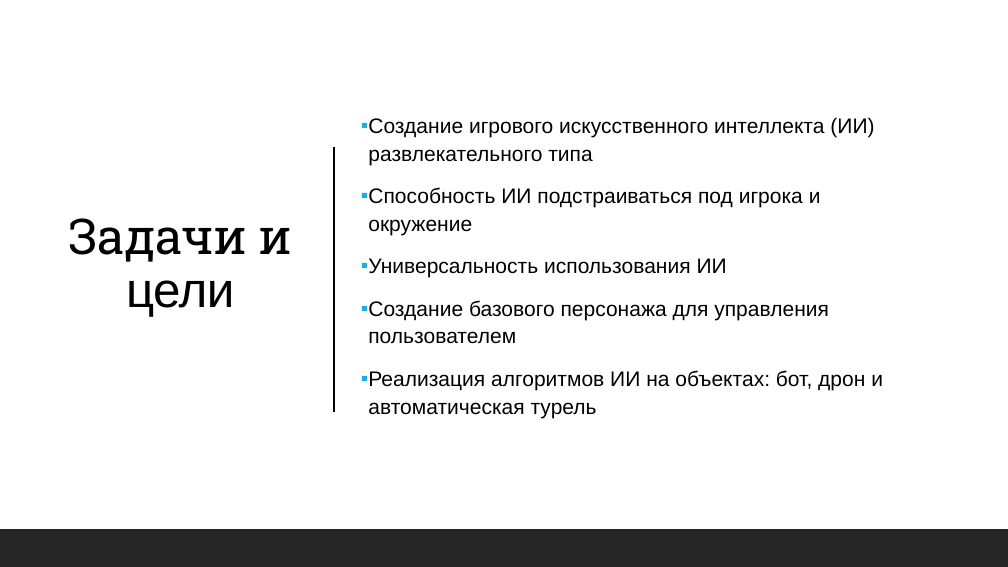
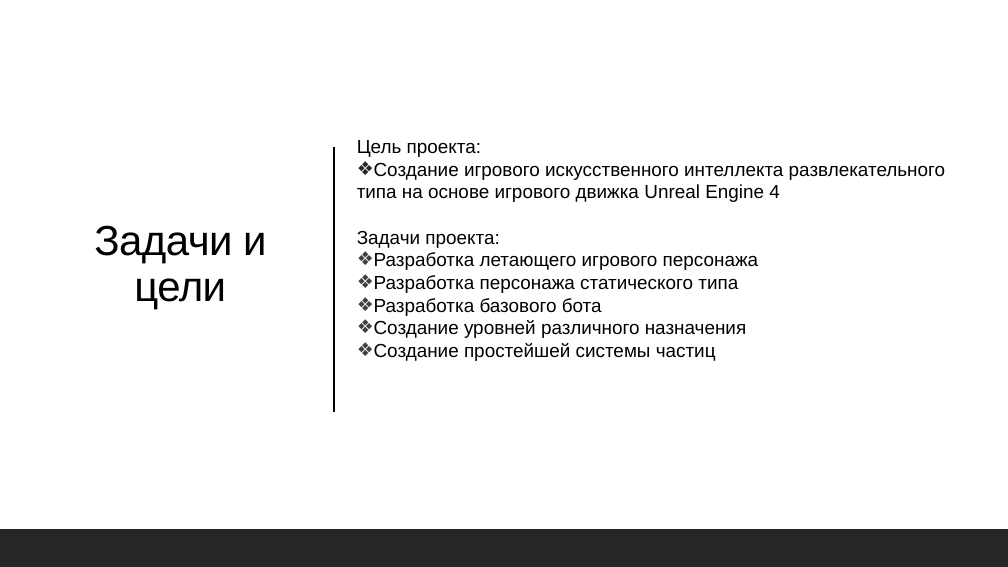
Before and after one commit to Kojom/DiplomaReport, a slide deck: slide 2 of My_own/Презентация.pptx. Drawn at 1008x567 pixels with LibreOffice and Linux fonts; fonts in the diff are those of the drawing. Boxes give left, top, right and bottom in pixels: in the first picture for what was removed or moved away, otherwise in the second. Text is boxed around its words. In the diff, an @@ line names an element or a change of style, - is before the commit and + after.

```diff
--- a/My_own/Презентация.pptx
+++ b/My_own/Презентация.pptx
@@ title "Задачи и цели" at (94,225,266,309): size 47 to 40 pt; font Roboto Slab to Arial in "Задачи и" @@
@@ text removed at (361,117,883,418) @@
-▪ Создание игрового искусственного интеллекта (ИИ) развлекательного типа
-▪ Способность ИИ подстраиваться под игрока и окружение
-▪ Универсальность использования ИИ
-▪ Создание базового персонажа для управления пользователем
-▪ Реализация алгоритмов ИИ на объектах: бот, дрон и автоматическая турель
@@ text added at (357,140,945,361), 18 pt, text #000000 @@
+Цель проекта:
+❖ Создание игрового искусственного интеллекта развлекательного типа на основе игрового движка Unreal Engine 4
+Задачи проекта:
+❖ Разработка летающего игрового персонажа
+❖ Разработка персонажа статического типа
+❖ Разработка базового бота
+❖ Создание уровней различного назначения
+❖ Создание простейшей системы частиц
```
Also in this commit, not shown: 2 slides added, 2 slides removed, 8 other files.
